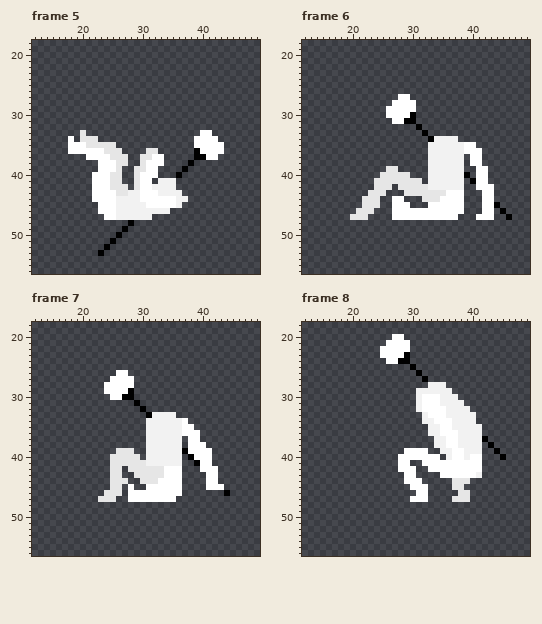
Edited in one commit: pixel-art file (Assets/Art/Characters/Player/Roll/Player_Roll_Left.aseprite). Above is the file before it was changed.
64x64 pixels, 8 frames. Shown: frame 5: x 12..49, y 18..56; frame 6: x 12..49, y 18..56; frame 7: x 12..49, y 18..56; frame 8: x 12..49, y 18..56. The commit also changed other frames, which this record leaves out.
After the commit:
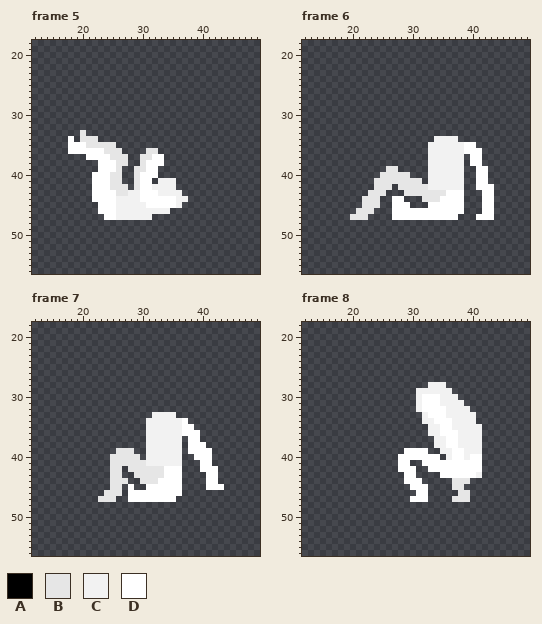
Palette (. is transparent): A #000000  B #e6e6e6  C #f2f2f2  D #ffffff
The edit:
layer "Weapons/Staff" now hidden
--- frame 5
@@ x 34..45 @@
 32 ............
-33 ......DD....
-34 .....DDDD...
-35 .....DDDDD..
-36 .....ADDDD..
-37 .....AADD...
-38 ....A.......
-39 ...A........
-40 ..A.........
+33 ............
+34 ............
+35 ............
+36 ............
+37 ............
+38 ............
+39 ............
+40 ............
 41 CC..........
@@ x 21..30 @@
 47 ...DDCCCCC
-48 .......A..
-49 ......A...
-50 .....A....
-51 ....A.....
-52 ...A......
-53 ..A.......
+48 ..........
+49 ..........
+50 ..........
+51 ..........
+52 ..........
+53 ..........
 54 ..........
--- frame 6
@@ x 24..35 @@
 26 ............
-27 ....DD......
-28 ...DDDD.....
-29 ..DDDDD.....
-30 ..DDDDA.....
-31 ...DDAA.....
-32 .......A....
-33 ........A...
-34 .........ACC
+27 ............
+28 ............
+29 ............
+30 ............
+31 ............
+32 ............
+33 ............
+34 ..........CC
 35 .........CCC
@@ x 37..42 @@
 39 CC..DD
-40 CCA.DD
-41 CC.ADD
+40 CC..DD
+41 CC..DD
 42 CC..DD
@@ x 42..48 @@
 44 DD.....
-45 DDA....
-46 DD.A...
-47 DD..A..
+45 DD.....
+46 DD.....
+47 DD.....
 48 .......
--- frame 7
@@ x 22..33 @@
 25 ............
-26 ....DD......
-27 ...DDDD.....
-28 ..DDDDD.....
-29 ..DDDDA.....
-30 ...DDAA.....
-31 .......A....
-32 ........A...
-33 .........ACC
+26 ............
+27 ............
+28 ............
+29 ............
+30 ............
+31 ............
+32 ............
+33 ..........CC
 34 .........CCC
@@ x 35..41 @@
 38 CC.DDD.
-39 CCADDDD
-40 CC.ADDD
-41 CC..ADD
+39 CC.DDDD
+40 CC..DDD
+41 CC...DD
 42 DD...DD
@@ x 42..46 @@
 45 DD...
-46 ..A..
+46 .....
 47 .....
--- frame 8
@@ x 23..34 @@
 19 ............
-20 ....DD......
-21 ...DDDD.....
-22 ..DDDDD.....
-23 ..DDDDA.....
-24 ...DDAA.....
-25 .......A....
-26 ........A...
-27 .........A..
+20 ............
+21 ............
+22 ............
+23 ............
+24 ............
+25 ............
+26 ............
+27 ............
 28 ..........CC
@@ x 40..47 @@
 36 CC......
-37 CCA.....
-38 CC.A....
-39 CC..A...
-40 DD...A..
+37 CC......
+38 CC......
+39 CC......
+40 DD......
 41 DD......
